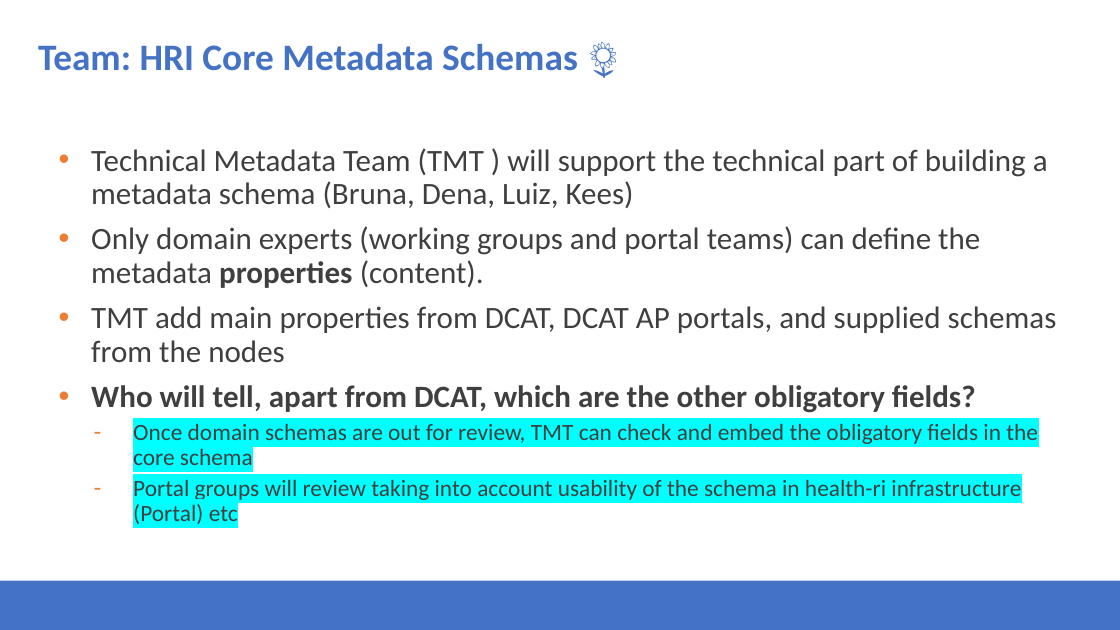
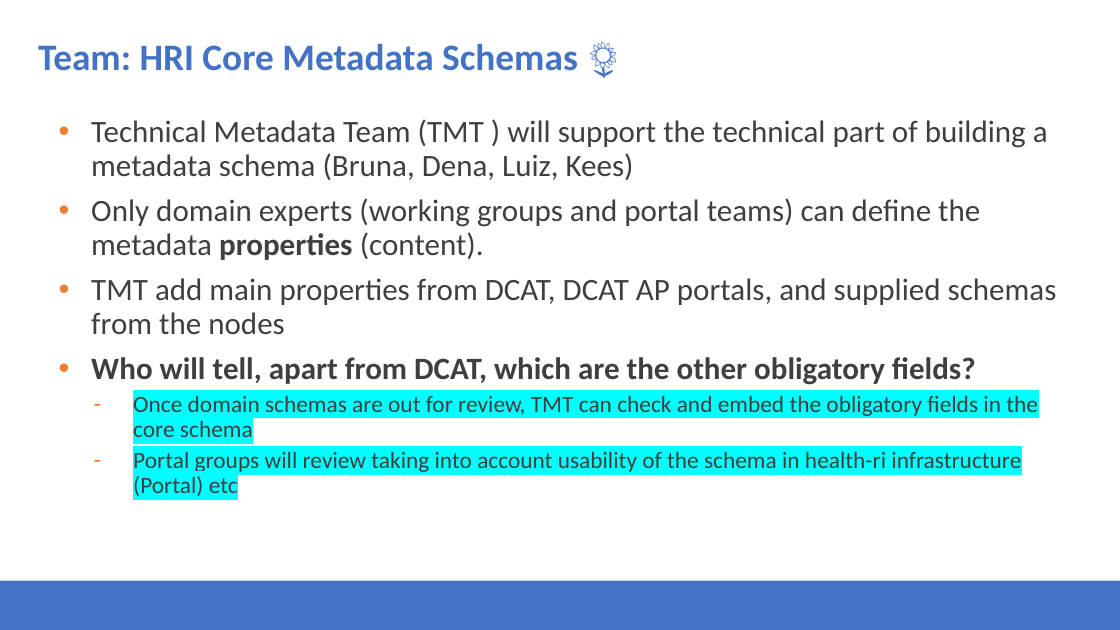
Before and after one commit to Health-RI/health-ri-metadata, a slide deck: slide 23 of Presentations/31082023HRI_Metadata_Schema_ImagingGroup_KickOff.pptx. Drawn at 1120x630 pixels with LibreOffice and Linux fonts; fonts in the diff are those of the drawing; background and template pictures are left out. Boxes give left, top, right and bottom in pixels: in the first picture for what was removed or moved away, otherwise in the second. Text is boxed around its words. In the diff, an @@ line names an element or a change of style, - is before the commit and + after.

```diff
--- a/Presentations/31082023HRI_Metadata_Schema_ImagingGroup_KickOff.pptx
+++ b/Presentations/31082023HRI_Metadata_Schema_ImagingGroup_KickOff.pptx
@@ text "Technical Metadata Team (TMT ) ...": place and size @@
-text "Technical Metadata Team (TMT ) ..." at (91, 148, 1057, 524)
+text "Technical Metadata Team (TMT ) ..." at (91, 119, 1057, 496)
```
Also in this commit, not shown: 4 other slides changed.
